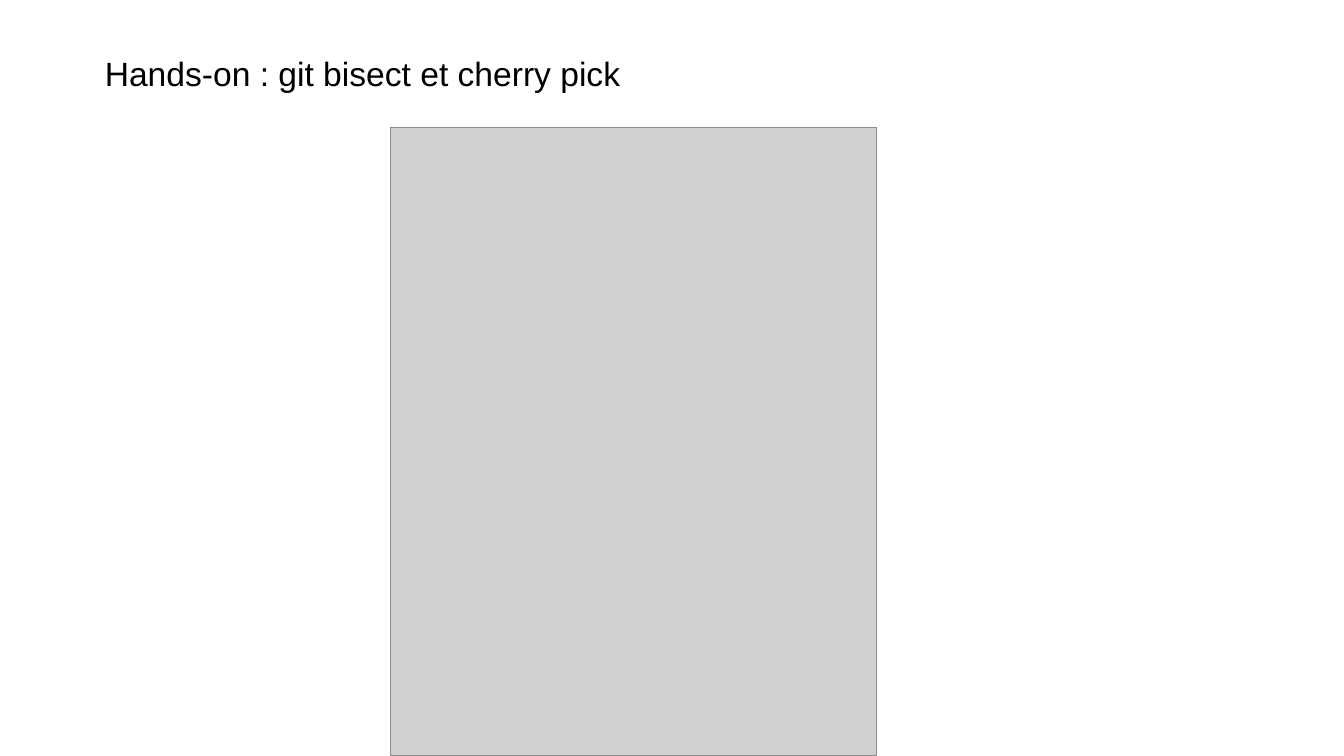
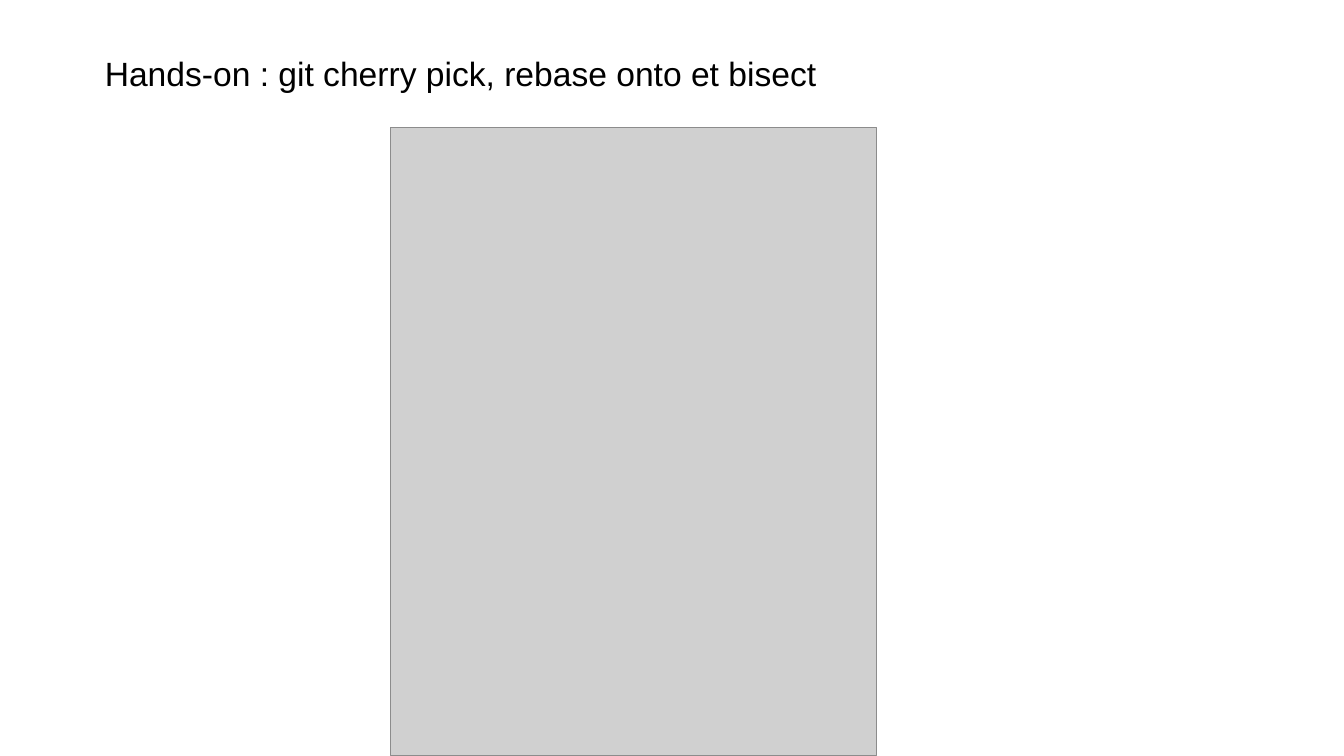
Before and after one commit to Xaviou1003/formation-git, a slide deck: slide 17 of Formation Git - avancée.pptx (slide 1 before the commit). Drawn at 1344x756 pixels with LibreOffice and Linux fonts; fonts in the diff are those of the drawing; grey boxes stand for pictures; background and template pictures are left out. Boxes give left, top, right and bottom in pixels: in the first picture for what was removed or moved away, otherwise in the second. Text is boxed around its words. In the diff, an @@ line names an element or a change of style, - is before the commit and + after.

```diff
--- a/Formation Git - avancée.pptx
+++ b/Formation Git - avancée.pptx
@@ title at box(105, 61, 816, 93): text changed @@
-Hands-on : git bisect et cherry pick
+Hands-on : git cherry pick, rebase onto et bisect
```
Also in this commit, not shown: 1 other slide changed, 34 slides added, 11 other files.
